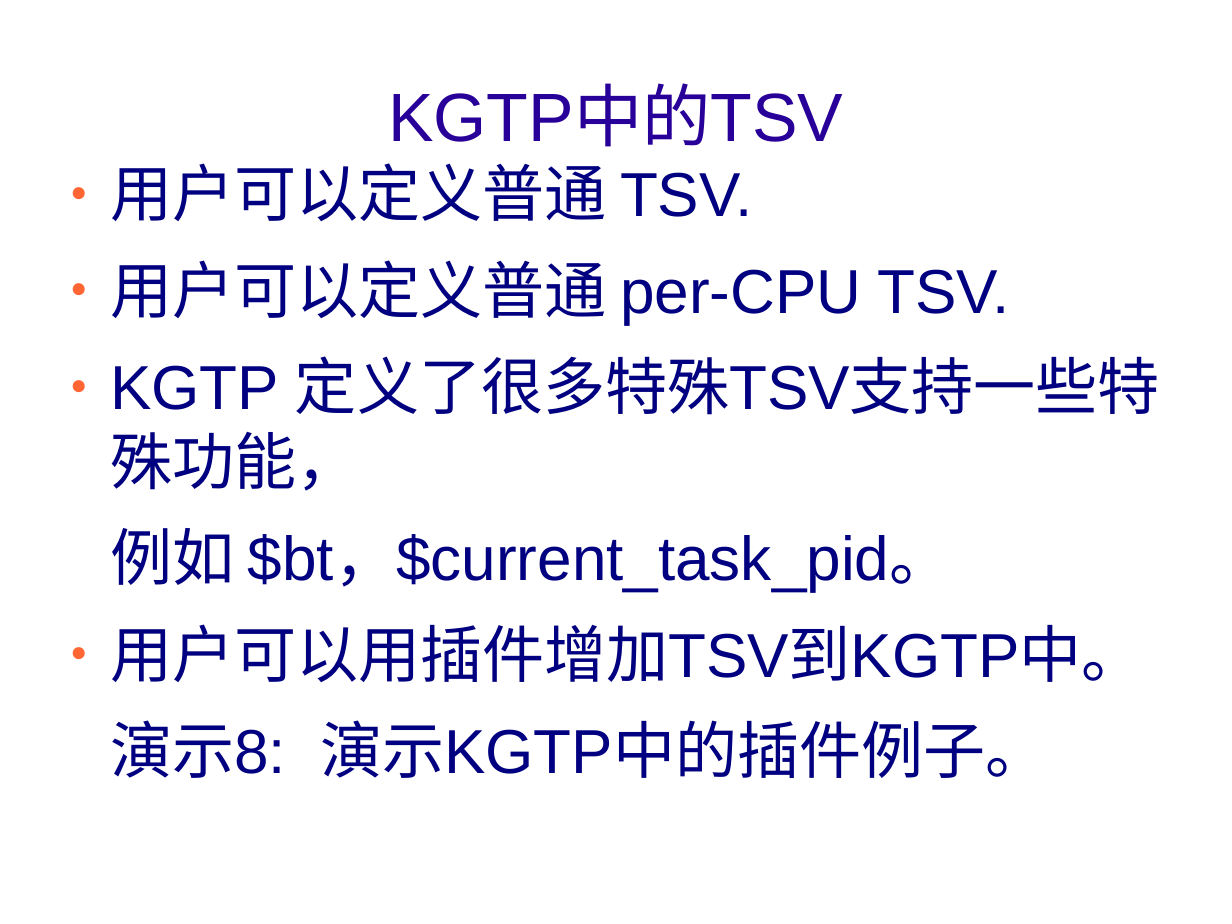
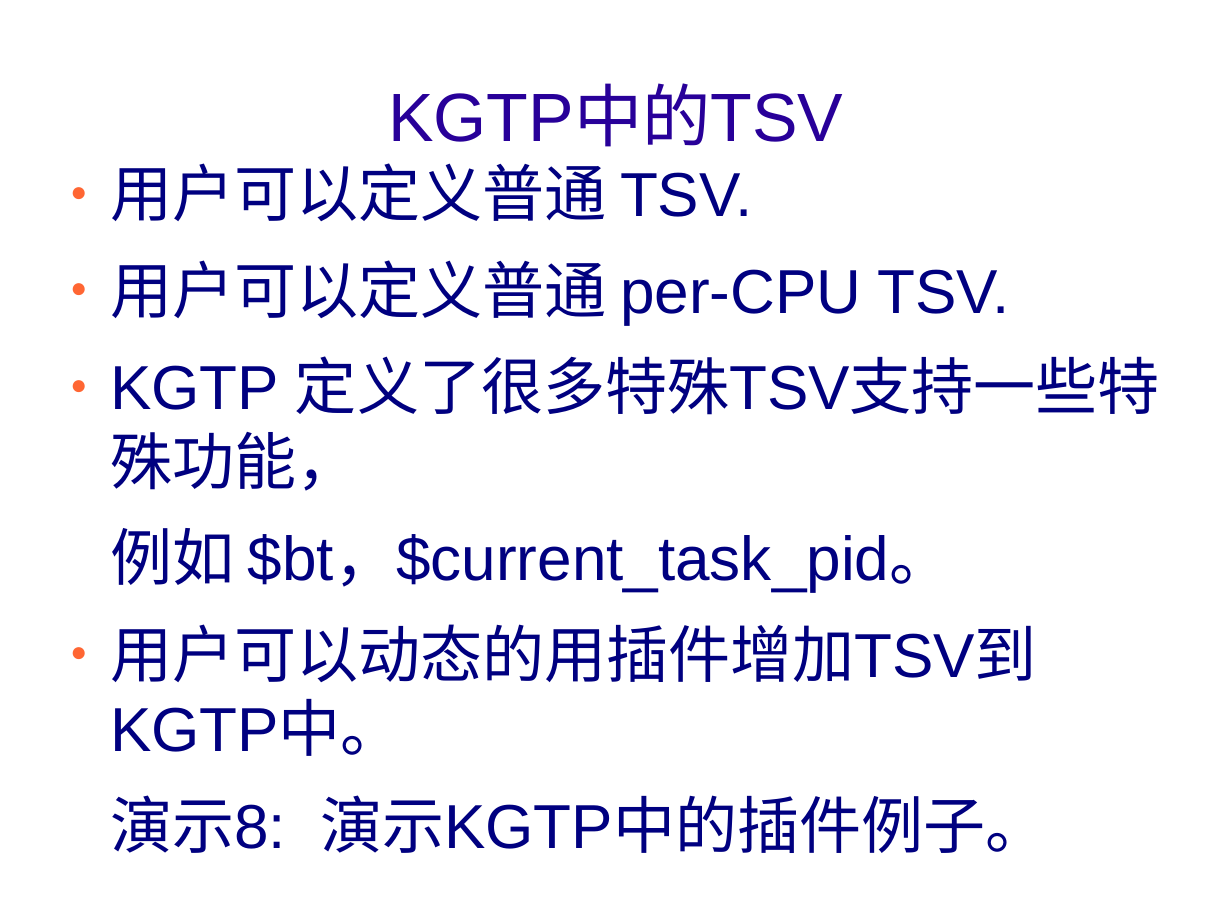
Before and after one commit to teawater/kgtp-misc, a slide deck: slide 14 of show/introduce/kgtpcn.odp. Drawn at 1232x924 pixels with LibreOffice and Linux fonts; fonts in the diff are those of the drawing; background and template pictures are left out. Boxes give left, top, right and bottom in pixels: in the first picture for what was removed or moved away, otherwise in the second. Text is boxed around its words. In the diff, an @@ line names an element or a change of style, - is before the commit and + after.

```diff
--- a/show/introduce/kgtpcn.odp
+++ b/show/introduce/kgtpcn.odp
@@ text at (110, 624, 1037, 756): text changed @@
-● 用户可以用插件增加TSV到KGTP中。
+● 用户可以动态的用插件增加TSV到KGTP中。
```
Also in this commit, not shown: 2 other slides changed, 1 other file.
